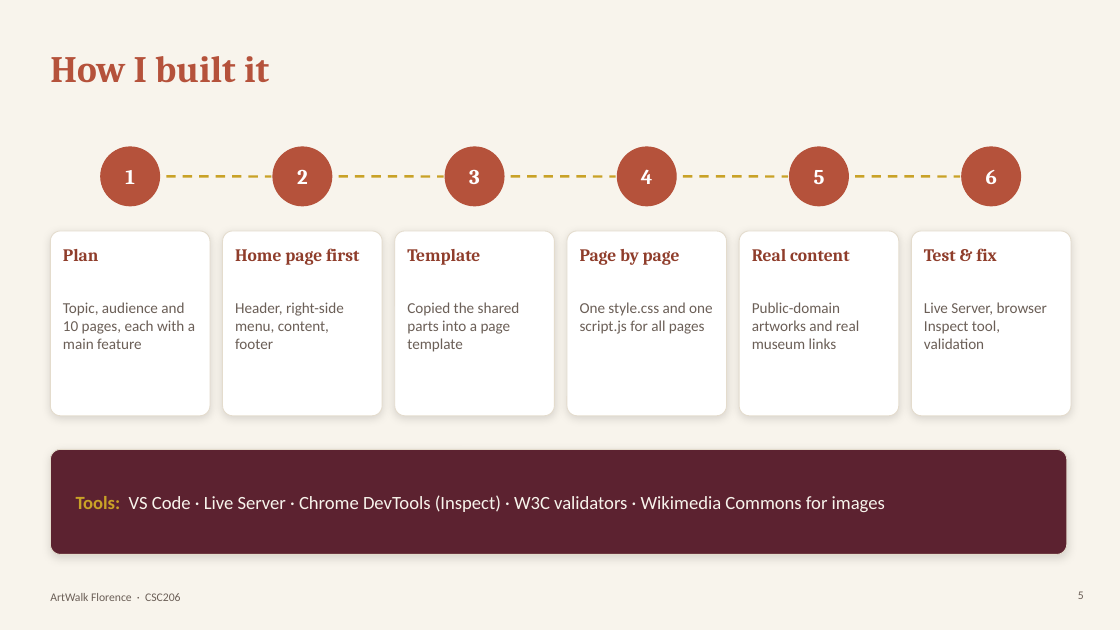
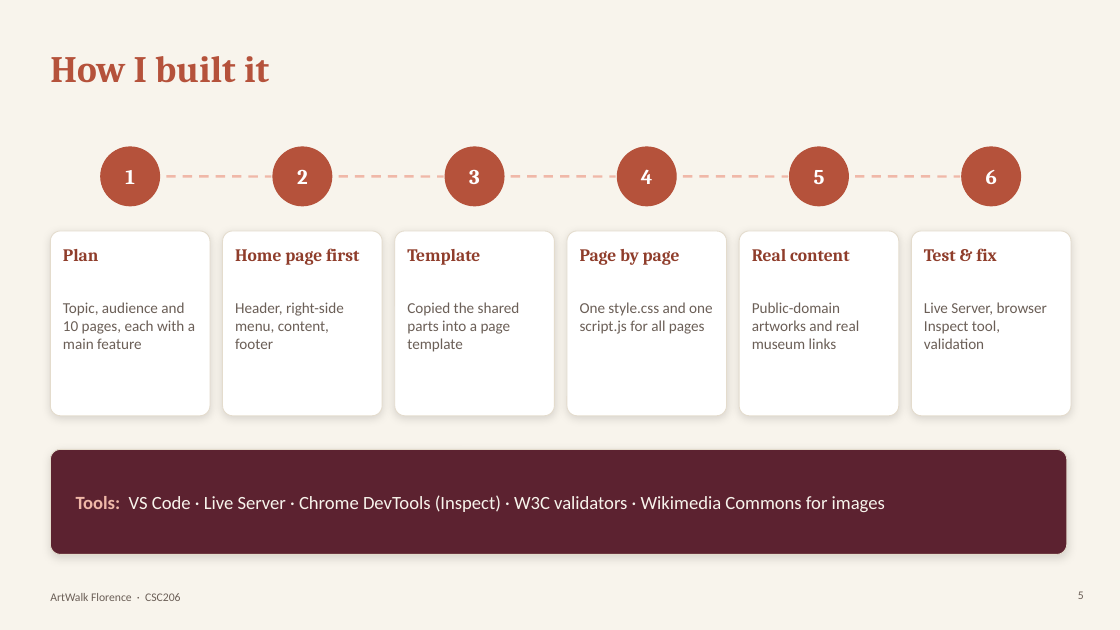
Before and after one commit to Kntouanoglou/Claude, a slide deck: slide 5 of artwalk-florence/presentation/ArtWalk-Florence-Presentation.pptx. Drawn at 1120x630 pixels with LibreOffice and Linux fonts; fonts in the diff are those of the drawing. Boxes give left, top, right and bottom in pixels: in the first picture for what was removed or moved away, otherwise in the second. Text is boxed around its words. In the diff, an @@ line names an element or a change of style, - is before the commit and + after.

```diff
--- a/artwalk-florence/presentation/ArtWalk-Florence-Presentation.pptx
+++ b/artwalk-florence/presentation/ArtWalk-Florence-Presentation.pptx
@@ line (166, 176) - (271, 176): stroke #C9A227 2 pt dashed to #F0B8A8 2 pt dashed @@
@@ line (339, 176) - (444, 176): stroke #C9A227 2 pt dashed to #F0B8A8 2 pt dashed @@
@@ line (511, 176) - (616, 176): stroke #C9A227 2 pt dashed to #F0B8A8 2 pt dashed @@
@@ line (683, 176) - (788, 176): stroke #C9A227 2 pt dashed to #F0B8A8 2 pt dashed @@
@@ line (855, 176) - (960, 176): stroke #C9A227 2 pt dashed to #F0B8A8 2 pt dashed @@
@@ text "Tools: VS Code · Live ..." at box(76, 495, 885, 512): text colour #C9A227 to #F0B8A8 in "Tools:" @@
```
Also in this commit, not shown: 5 other slides changed.
